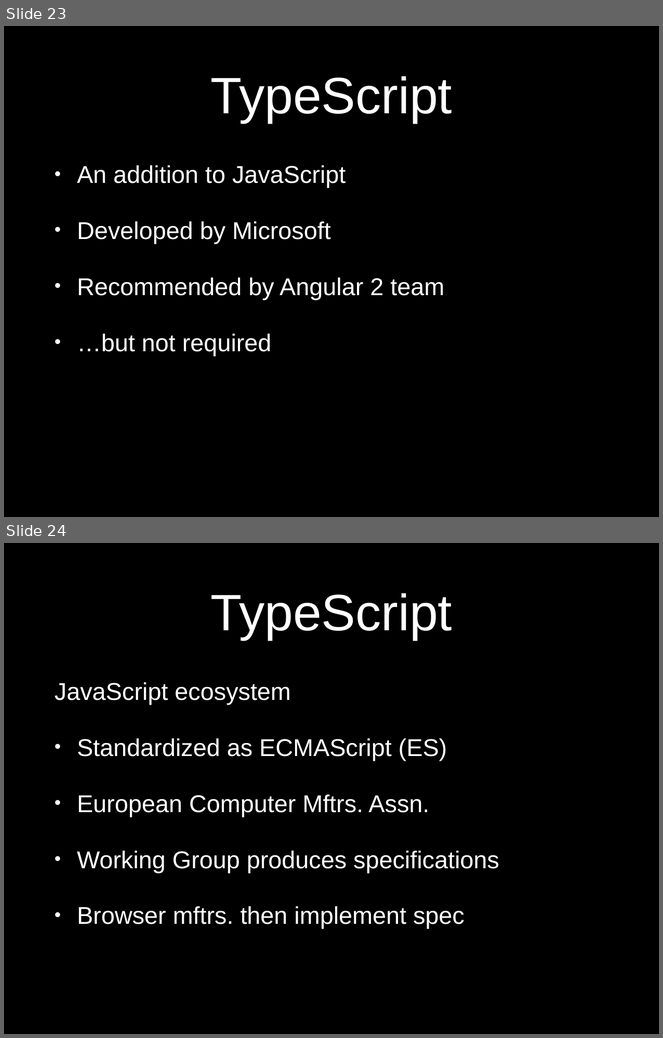
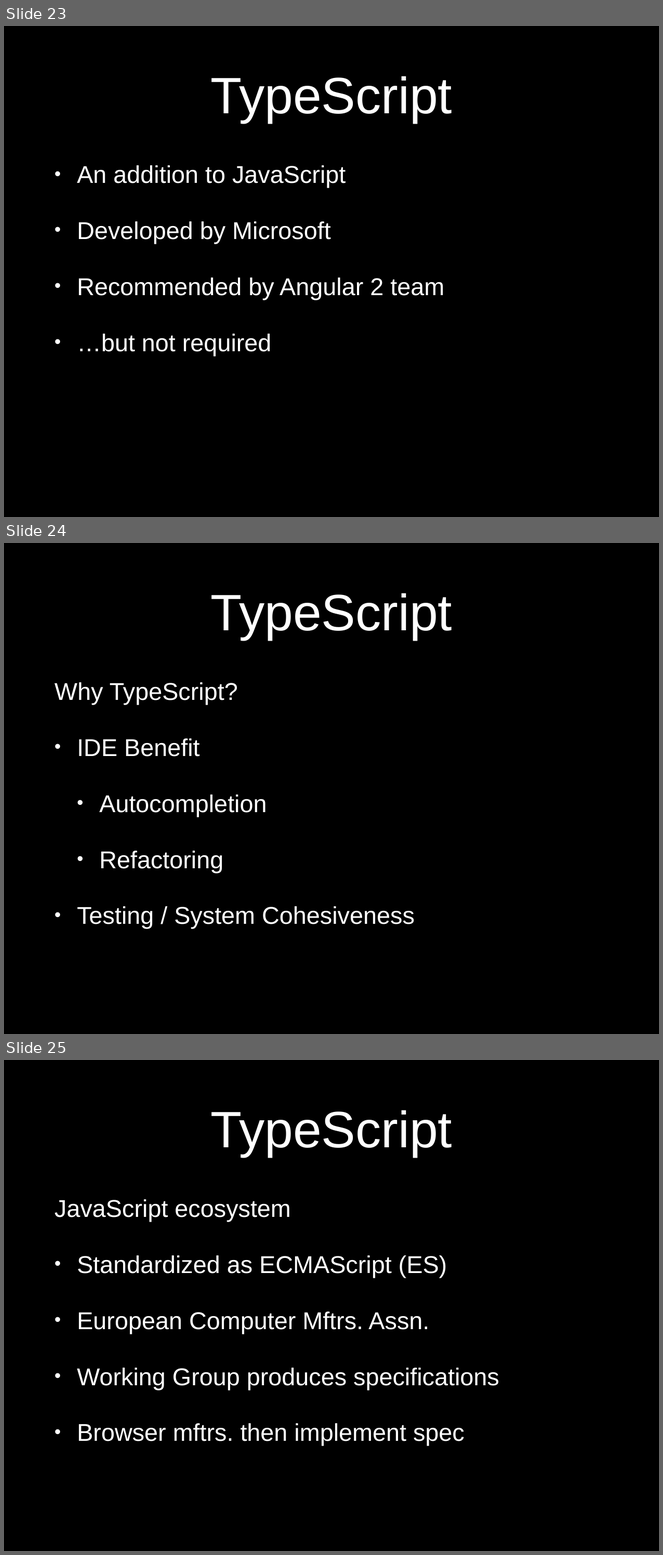
Before and after one commit to eliasjames/training-angular, a slide deck: slides/2.0/Angular 2.0 Slides Day 1.pptx. Shown one above the other, each under a label of ours: slides 23 and 24 before the commit, slides 23, 24 and 25 after it. The pictures are 663x1038 and 663x1555 pixels, drawn with LibreOffice and Linux fonts; fonts in the diff are those of the drawing. Boxes give left, top, right and bottom in pixels: in the first picture for what was removed or moved away, otherwise in the second. Text is boxed around its words. In the diff, an @@ line names an element or a change of style, - is before the commit and + after.

```diff
--- a/slides/2.0/Angular 2.0 Slides Day 1.pptx
+++ b/slides/2.0/Angular 2.0 Slides Day 1.pptx
@@ slide 24 added at <box>4,543,659,1034</box>, background #000000 @@
@@ title added at <box>210,593,452,640</box>, 80 pt, text #FFFFFF @@
+TypeScript
@@ text added at <box>54,682,415,929</box>, 38 pt, text #FFFFFF @@
+Why TypeScript?
+• IDE Benefit
+  • Autocompletion
+  • Refactoring
+• Testing / System Cohesiveness
@@ what was slide 24 is now slide 25 @@
```
Also in this commit, not shown: 1 slide changed, 1 other file.
